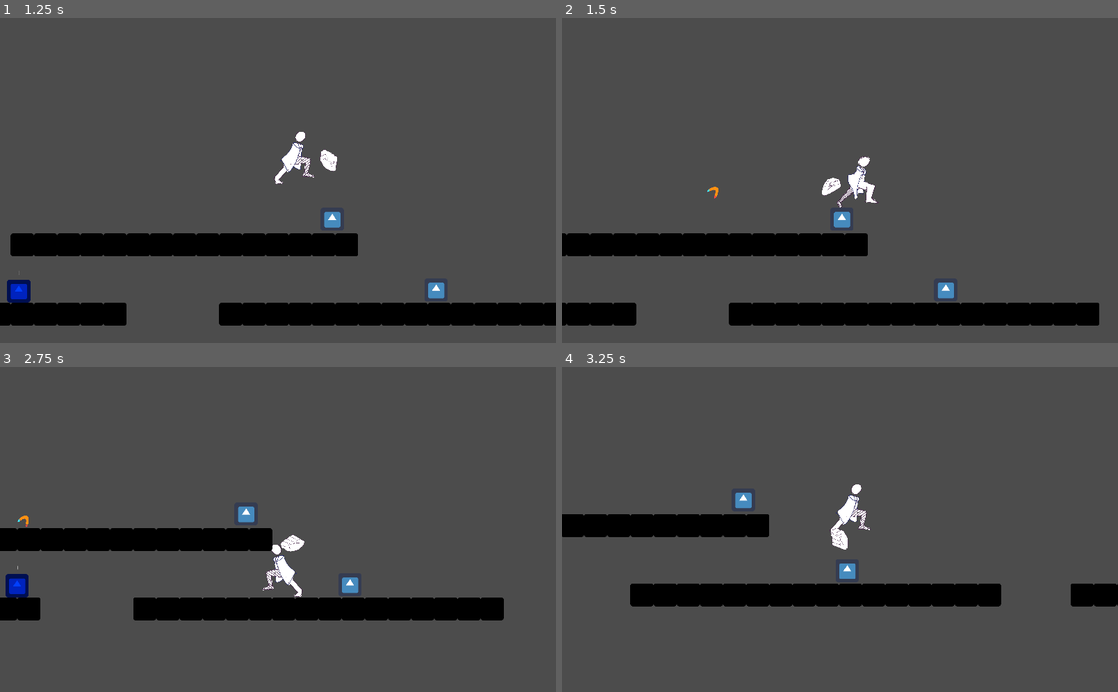
Above: before the commit, frames 1-4 (two rows, left to right).
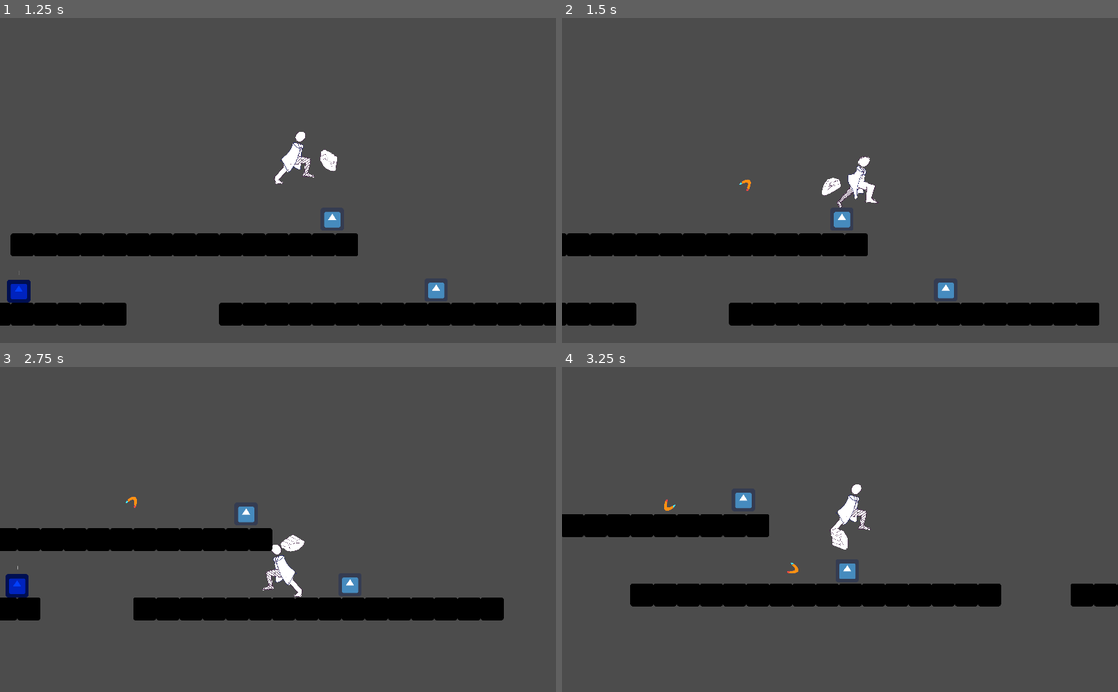
Above: after the commit, the same moments.

Repository: dodo3142/WinterGameJam
Game: Godot game, scene res://Scenes/TestLevel.tscn
The game is run twice, just before and just after one commit, with the same random seed, the same clock (stepped at 60 frames per second) and the same inputs. The engine's default icon, where the game draws it, is replaced by a stand-in: a white triangle on a blue panel in a dark square.
Inputs (mouse positions are in pixels of both pictures, inside the frame that each line leads up to):
- Up to frame 1 (1.25 s): move the mouse to (400, 164) at 0.52 s; hold Right (Right) from 0.53 s (still down); hold X (Attack) from 0.53 s (still down); tap Z (Jump) at 0.77 s
- Up to frame 2 (1.5 s): keep holding Right (Right); move the mouse to (728, 196) at 1.27 s; release X (Attack) at 1.28 s; right-click (728, 196) at 1.35 s
- Up to frame 3 (2.75 s): tap Z (Jump) at 1.52 s; move the mouse to (333, 458) at 2.02 s; release Right (Right) at 2.03 s; hold Left (Left) from 2.03 s (still down); hold X (Attack) from 2.03 s (still down)
- Up to frame 4 (3.25 s): move the mouse to (812, 594) at 2.77 s; release Left (Left) at 2.78 s; release X (Attack) at 2.78 s; hold Right (Right) from 2.78 s (still down); right-click (812, 594) at 2.85 s; tap Z (Jump) at 3.02 s

Frame 1 is identical in both runs. In frame 2, less than 0.1% of the frame differs, in the area x 26-34%, y 49-56%; in frame 3, less than 0.1%; in frame 4, less than 0.1%, in the area x 18-43%, y 40-64%.

Commit message:
Update boomerang.gd

Diff:
--- a/WinterGameJam/Scripts/boomerang.gd
+++ b/WinterGameJam/Scripts/boomerang.gd
@@ -7,7 +7,7 @@
 }
 var state = Flying
 
-export var Damage = 30
+var Damage = 30
 var candamage = true
 #timer to fix boomerang stuck
 onready var stuckTimer = $StuckTimer
@@ -19,7 +19,6 @@
 onready var Dir = position.direction_to(get_local_mouse_position())
 export var rotationSpeed = 0.5
 export var Speed = 300
-export var PlayerSpeedModi= 100
 export var Goaccl = 100
 export var Backaccl = 100
 export var Gravity = 250
@@ -27,10 +26,6 @@
 
 
 func _ready():
-	#add the player vel to the boomerang
-	if Player.velocity.x < -1 or Player.velocity.x > 1 :
-		Speed = Speed + (abs(Player.velocity.x) - PlayerSpeedModi)
-
 	#leave the player
 	var root = get_tree().root
 	var main_scene = root.get_child(root.get_child_count() - 1)
